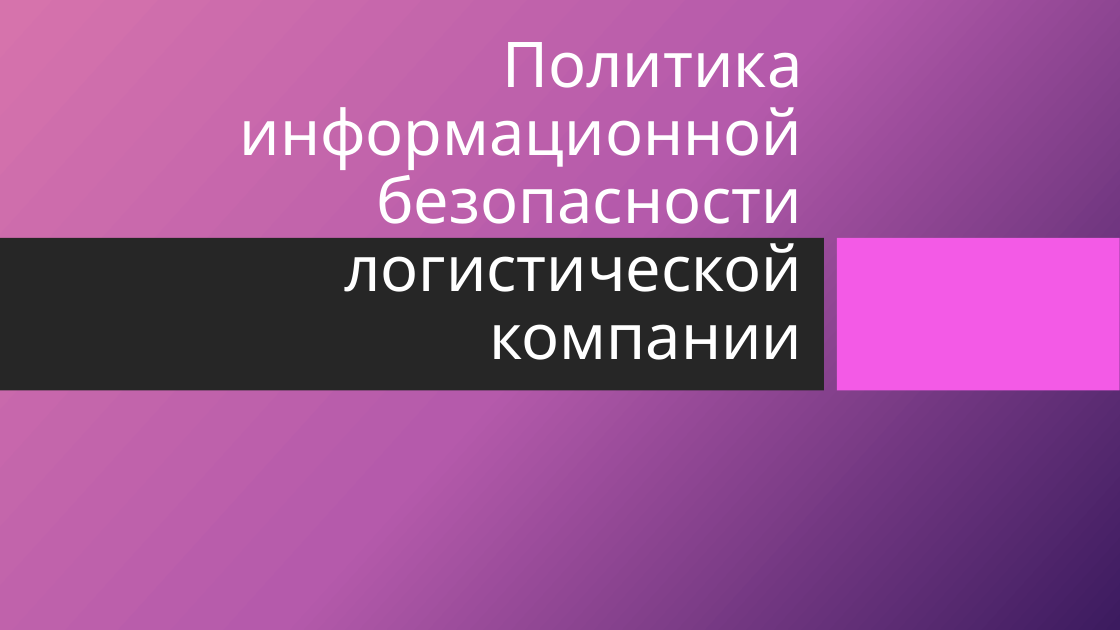
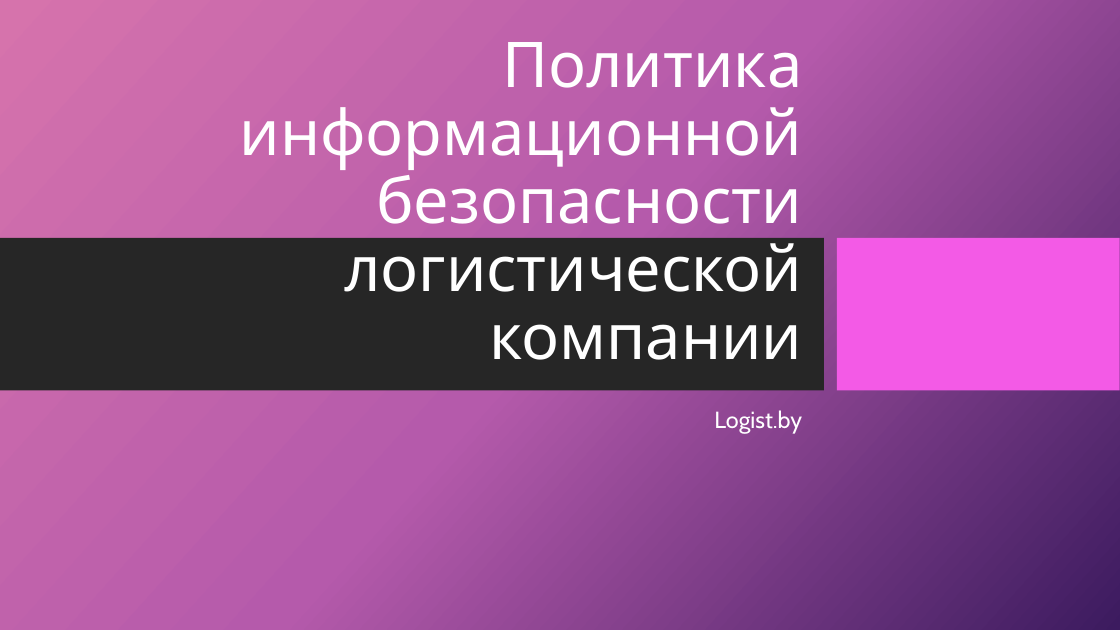
Before and after one commit to alyona0stepashka/Crypto-2019, a slide deck: slide 1 of 01/Политика информационной безопасности логистической компании.pptx. Drawn at 1120x630 pixels with LibreOffice and Linux fonts; fonts in the diff are those of the drawing; background and template pictures are left out. Boxes give left, top, right and bottom in pixels: in the first picture for what was removed or moved away, otherwise in the second. Text is boxed around its words. In the diff, an @@ line names an element or a change of style, - is before the commit and + after.

```diff
--- a/01/Политика информационной безопасности логистической компании.pptx
+++ b/01/Политика информационной безопасности логистической компании.pptx
@@ subtitle added at (x1=714, y1=410, x2=802, y2=434), 20 pt, text #FFFFFF @@
+Logist.by
```
Also in this commit, not shown: 1 other file.
